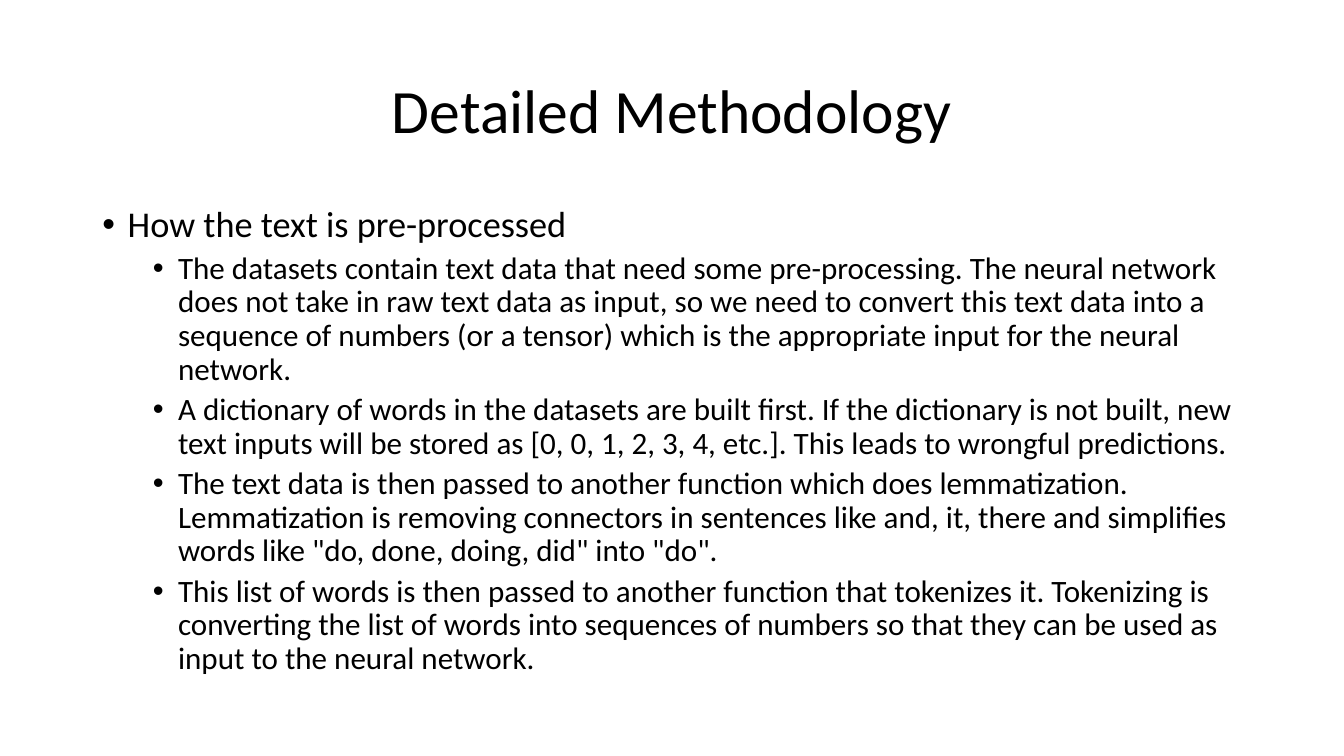
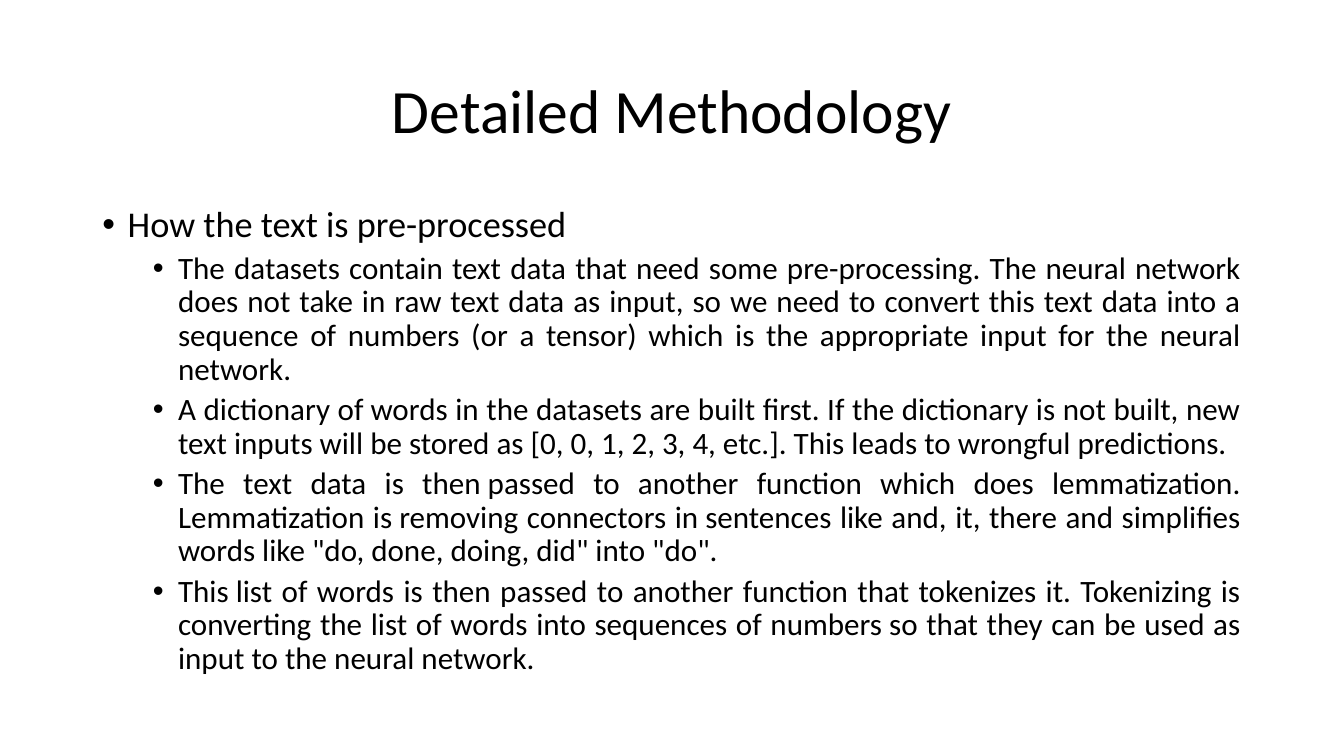
Before and after one commit to HarshaKy/text-classifier, a slide deck: slide 14 of docs/presentation/Presentation.pptx (slide 12 before the commit). Drawn at 1344x756 pixels with LibreOffice and Linux fonts; fonts in the diff are those of the drawing. Boxes give left, top, right and bottom in pixels: in the first picture for what was removed or moved away, otherwise in the second. Text is boxed around its words. In the diff, an @@ line names an element or a change of style, - is before the commit and + after.

```diff
--- a/docs/presentation/Presentation.pptx
+++ b/docs/presentation/Presentation.pptx
@@ text "How the text is pre-processed" at [128,211,1241,674]: alignment left to justified @@
```
Also in this commit, not shown: 2 other slides changed, 3 slides added, 1 other file.
